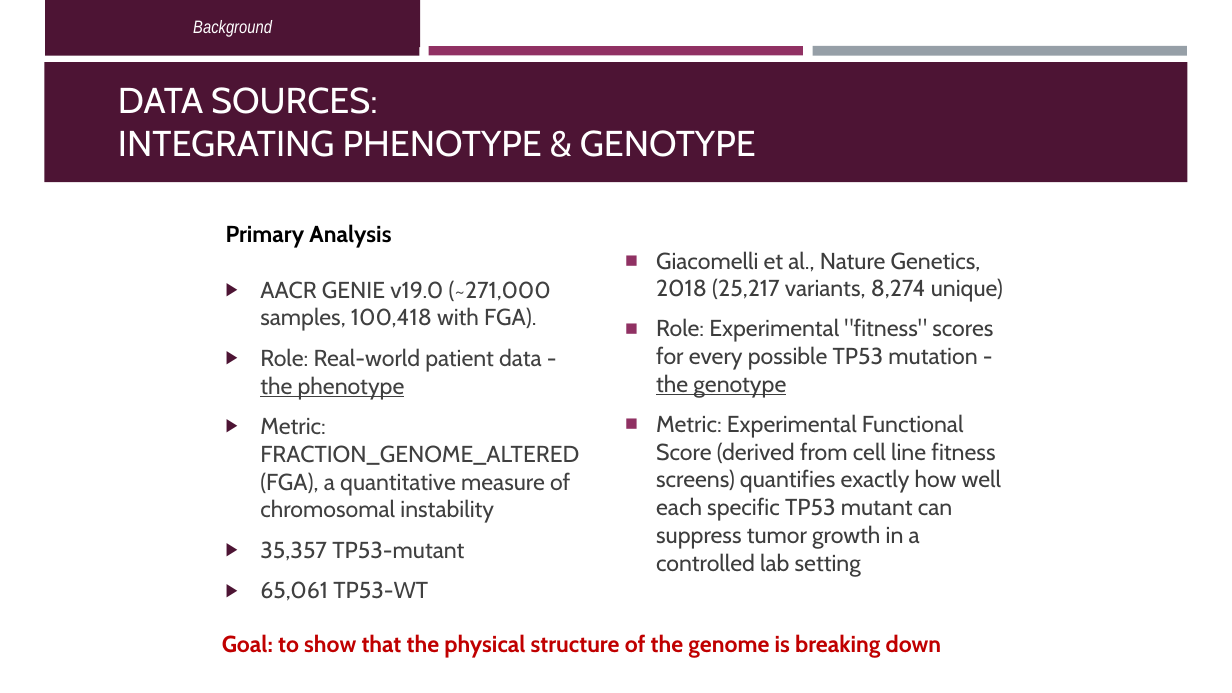
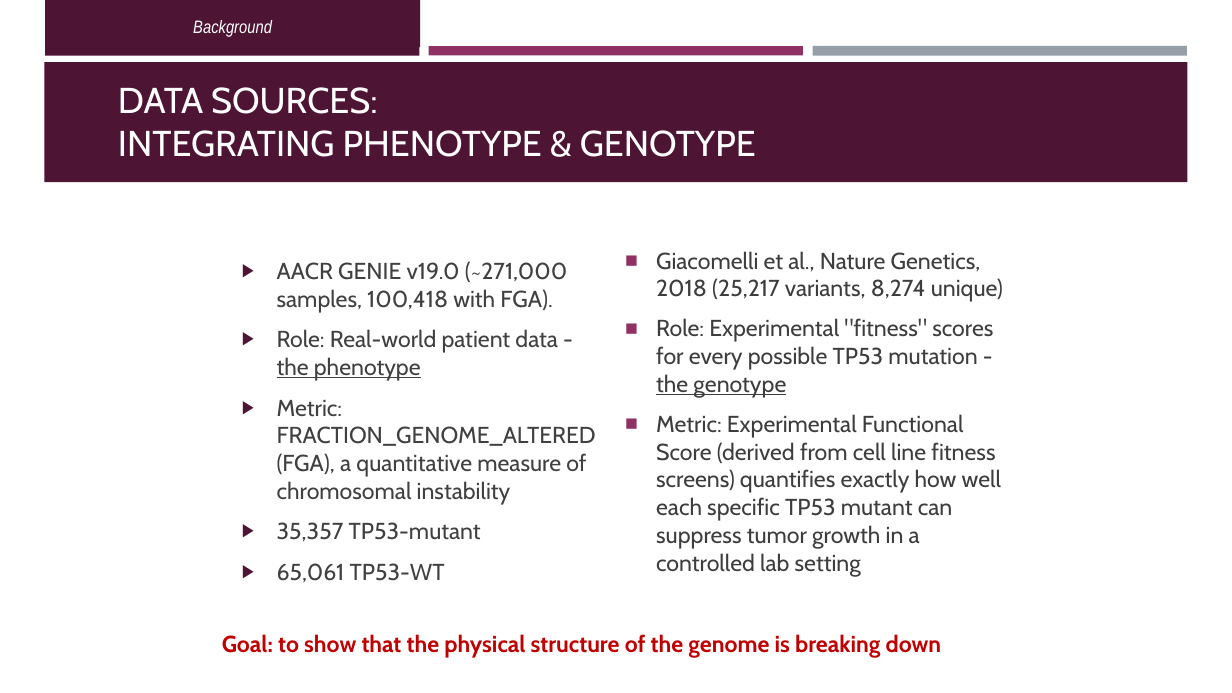
Before and after one commit to OrnitB/cancer_bioinformatics, a slide deck: slide 9 of project/project_background/Final Project Presentation - Ornit - Cancer Bioinfo March 2026.pptx. Drawn at 1232x693 pixels with LibreOffice and Linux fonts; fonts in the diff are those of the drawing. Boxes give left, top, right and bottom in pixels: in the first picture for what was removed or moved away, otherwise in the second. Text is boxed around its words. In the diff, an @@ line names an element or a change of style, - is before the commit and + after.

```diff
--- a/project/project_background/Final Project Presentation - Ornit - Cancer Bioinfo March 2026.pptx
+++ b/project/project_background/Final Project Presentation - Ornit - Cancer Bioinfo March 2026.pptx
@@ text removed at (226, 224, 391, 248) @@
-Primary Analysis
@@ text "AACR GENIE v19.0 (~271,000 samples, ...": place and size @@
-text "AACR GENIE v19.0 (~271,000 samples, ..." at (260, 280, 579, 601)
+text "AACR GENIE v19.0 (~271,000 samples, ..." at (277, 261, 596, 583)
```
Also in this commit, not shown: 14 other slides changed, 5 other files.
